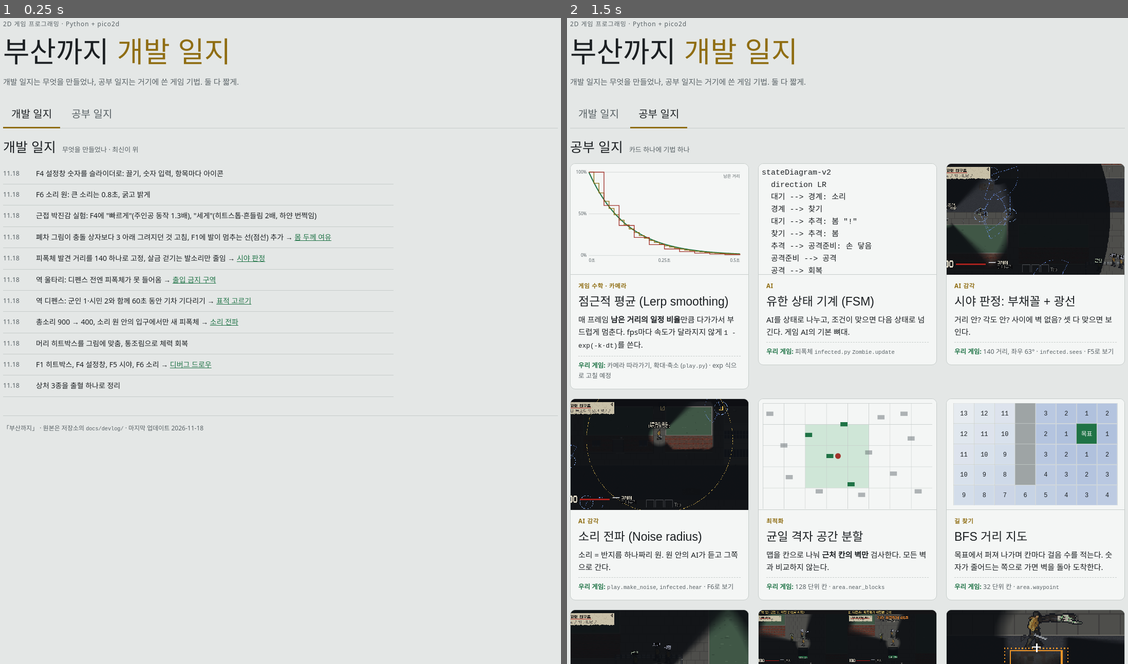
Above: before the commit, frames 1-2 (left to right).
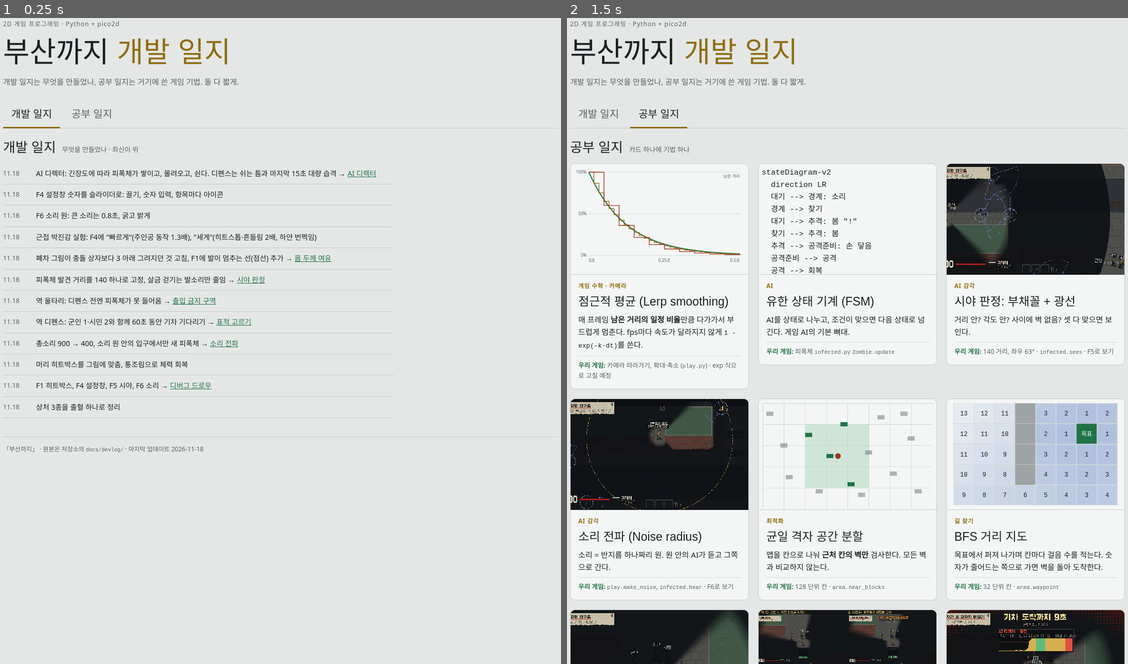
Above: after the commit, the same moments.

Repository: kimminseoung-source/2DGame_Project_NuclearSeoul
Game: browser game, page docs/devlog/index.html
The game is run twice, just before and just after one commit, with the same random seed, the same clock (stepped at 60 frames per second) and the same inputs.
Inputs:
- Up to frame 1 (0.25 s): no input
- Up to frame 2 (1.5 s): click "디버그 드로우" at 1.27 s

The runs differ from the first frame. In frame 1, 3.0% of the frame differs, in the area x 0-100%, y 23-68%; in frame 2, 1.6%.

Commit message:
AI 디렉터: 긴장도로 피폭체가 쌓이고, 몰려오고, 쉰다
- director.py: 쌓기 -> 절정 -> 쉬기, 디펜스는 쉬는 틈과 마지막 15초 대량 습격
- 다친 주인공이면 간격 1.5배, F7 긴장도 그래프

Co-Authored-By: Claude Opus 5.5 <noreply@anthropic.com>

Diff:
--- a/docs/devlog/index.html
+++ b/docs/devlog/index.html
@@ -107,6 +107,7 @@
   <section class="view log" id="view-dev" aria-labelledby="logtitle">
     <div class="section-title"><h2 id="logtitle">개발 일지</h2><small>무엇을 만들었나 · 최신이 위</small></div>
     <ol>
+      <li><span class="d">11.18</span><span>AI 디렉터: 긴장도에 따라 피폭체가 쌓이고, 몰려오고, 쉰다. 디펜스는 쉬는 틈과 마지막 15초 대량 습격 → <a href="#director">AI 디렉터</a></span></li>
       <li><span class="d">11.18</span><span>F4 설정창 숫자를 슬라이더로: 끌기, 숫자 입력, 항목마다 아이콘</span></li>
       <li><span class="d">11.18</span><span>F6 소리 원: 큰 소리는 0.8초, 굵고 밝게</span></li>
       <li><span class="d">11.18</span><span>근접 박진감 실험: F4에 "빠르게"(주인공 동작 1.3배), "세게"(히트스톱·흔들림 2배, 하얀 번쩍임)</span></li>
@@ -217,6 +218,16 @@
       </div>
     </article>
 
+    <article class="card" id="director">
+      <div class="media"><img src="img/director_f7.png" alt="F7 화면: 긴장도 그래프가 쌓기(노랑), 쉬기(초록), 다시 쌓기, 절정(빨강) 순으로 그려져 있다" loading="lazy" width="1280" height="720"></div>
+      <div class="body">
+        <span class="kind">AI · 흐름</span>
+        <h3>AI 디렉터 (긴장 곡선)</h3>
+        <p class="what">적을 일정하게 보내지 않고, 긴장을 <b>쌓고 → 터뜨리고 → 쉬게</b> 한다. 힘들어하면 덜 보낸다. Left 4 Dead에서 나온 기법.</p>
+        <p class="ours"><b>우리 게임:</b> 맞음·가까운 피폭체로 긴장도 계산 · <code>director.py</code> · F7</p>
+      </div>
+    </article>
+
     <article class="card" id="padding">
       <div class="media"><img src="img/wreck_contact.png" alt="폐차의 충돌 상자(실선)와 발이 멈추는 선(점선), 아래·위·왼쪽에서 다가간 주인공의 발이 점선에 멈춘 모습" loading="lazy" width="1560" height="300"></div>
       <div class="body">
@@ -335,7 +346,7 @@
   }
 
   function show() {
-    const study = location.hash === "#study" || ["#lerp", "#fsm", "#sight", "#sound", "#grid", "#bfs", "#keepout", "#target", "#padding", "#debugdraw"].includes(location.hash);
+    const study = location.hash === "#study" || ["#lerp", "#fsm", "#sight", "#sound", "#grid", "#bfs", "#keepout", "#target", "#director", "#padding", "#debugdraw"].includes(location.hash);
     document.getElementById("view-dev").hidden = study;
     document.getElementById("view-study").hidden = !study;
     document.getElementById("tab-dev").setAttribute("aria-current", study ? "false" : "page");
Binary file added: docs/devlog/img/director_f7.png
Binary file added: docs/planning/director_f7.png
Not shown, changed: PRD.md
Not shown, changed: docs/DEVLOG.md
